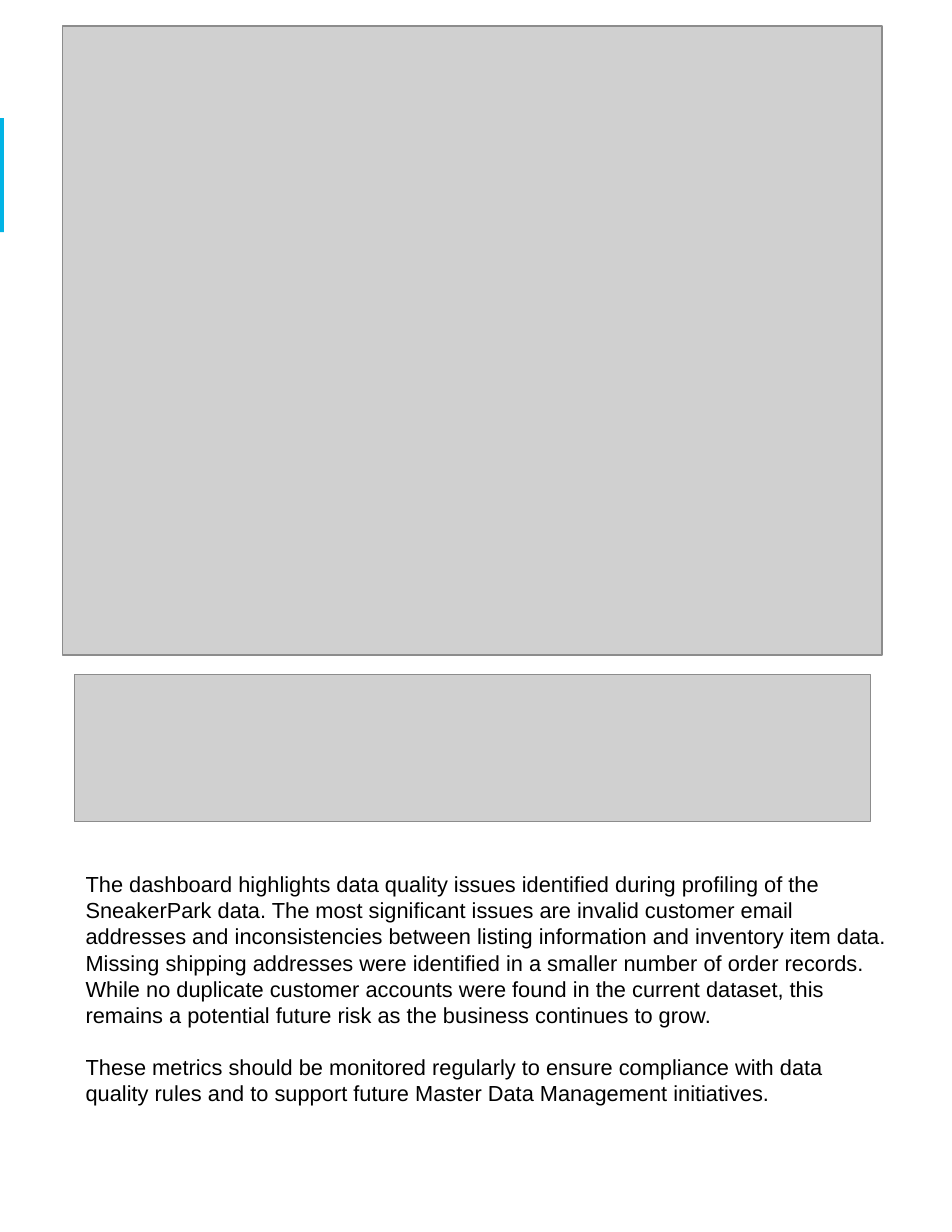
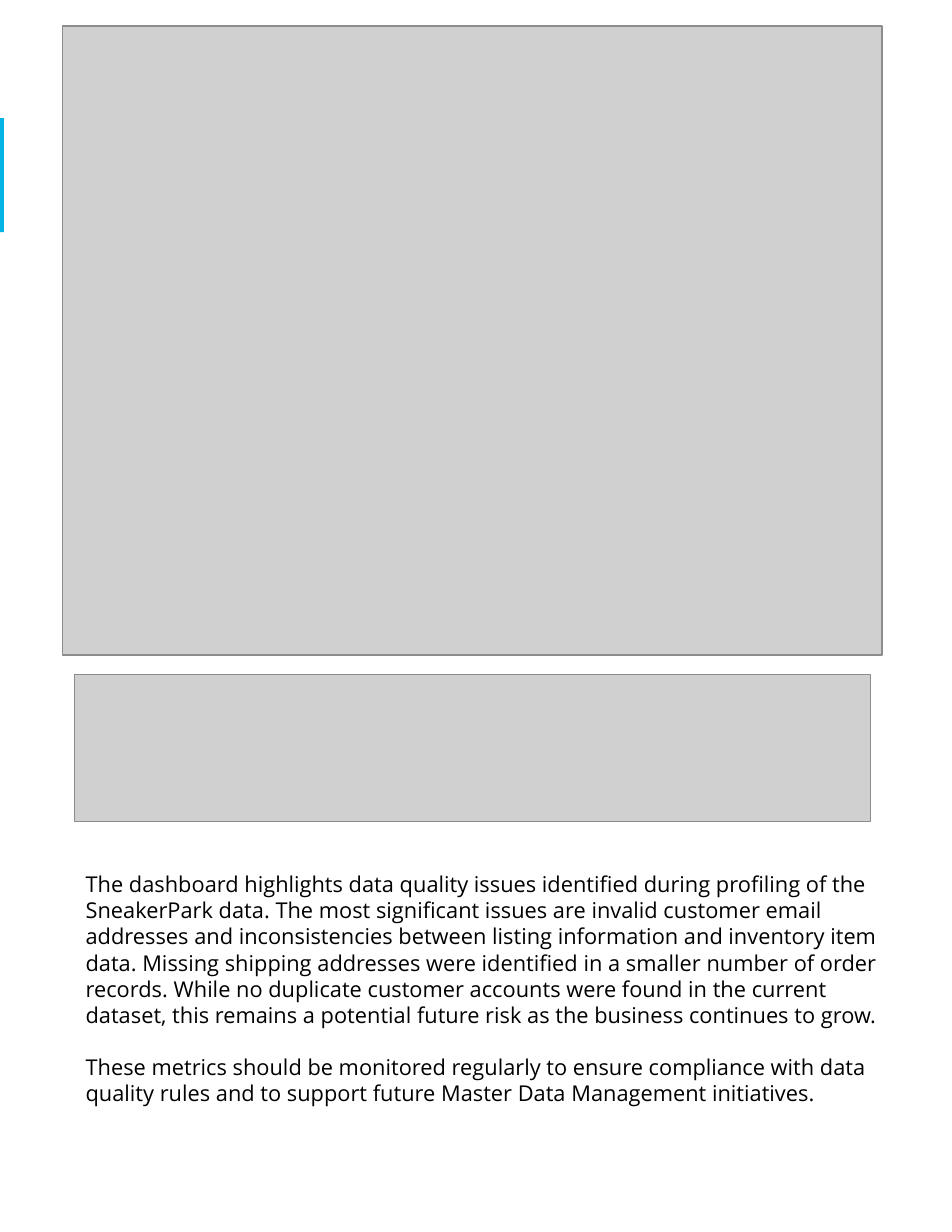
Before and after one commit to SwimLane2/udacity-ai-masters, a slide deck: slide 12 of Modules/03-Data-Architect/projects/Project 4 - SneakerPark Data Governance/report/sneakerpark_data_governance.pptx (slide 14 before the commit). Drawn at 952x1232 pixels with LibreOffice and Linux fonts; fonts in the diff are those of the drawing; grey boxes stand for pictures. Boxes give left, top, right and bottom in pixels: in the first picture for what was removed or moved away, otherwise in the second. Text is boxed around its words. In the diff, an @@ line names an element or a change of style, - is before the commit and + after.

```diff
--- a/Modules/03-Data-Architect/projects/Project 4 - SneakerPark Data Governance/report/sneakerpark_data_governance.pptx
+++ b/Modules/03-Data-Architect/projects/Project 4 - SneakerPark Data Governance/report/sneakerpark_data_governance.pptx
@@ text "The dashboard highlights data quality ..." at (86, 875, 876, 1107): font Arial to Open Sans @@
```
Also in this commit, not shown: 2 other slides changed, 3 slides added, 7 slides removed, 1 other file.
